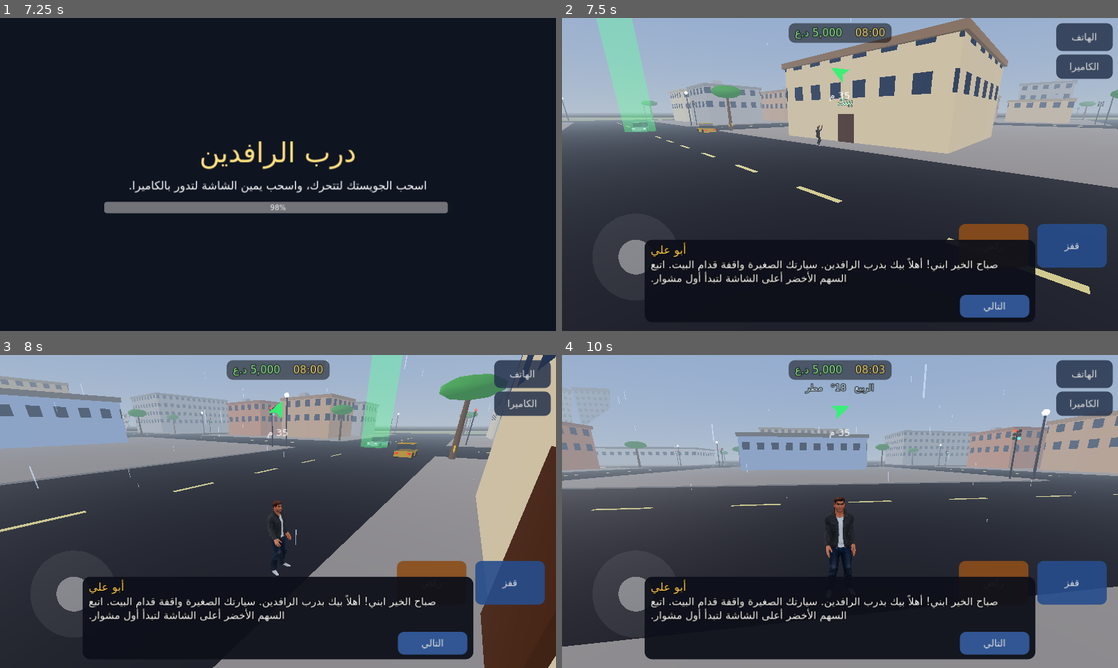
Above: before the commit, frames 1-4 (two rows, left to right).
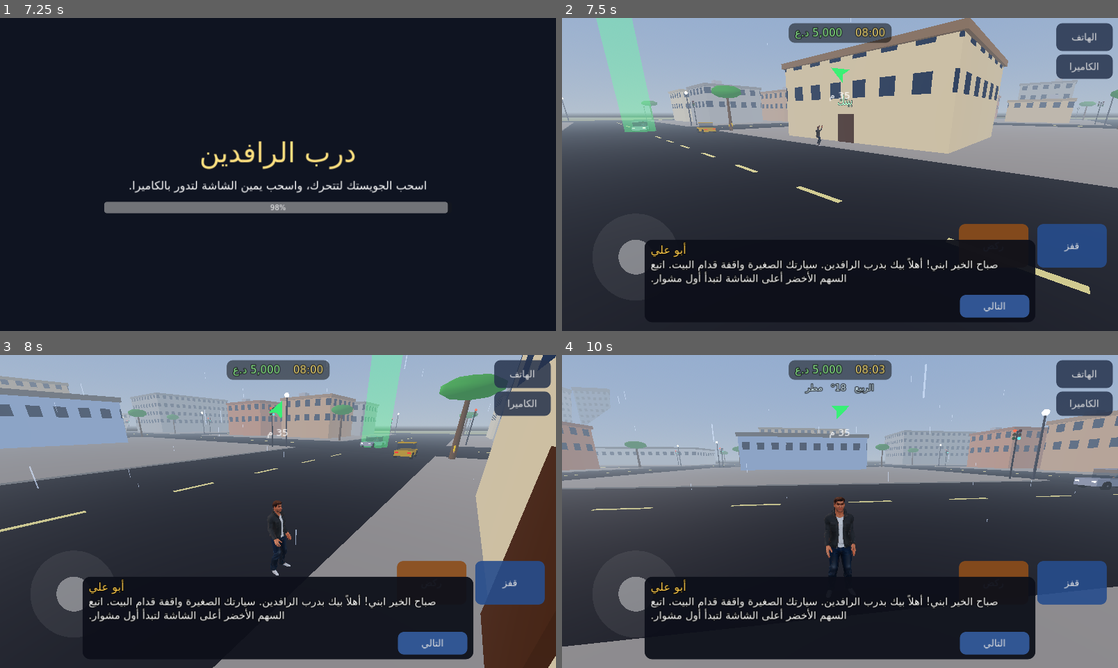
Above: after the commit, the same moments.

Repository: belal20202/darb
Game: Godot game, scene res://scenes/main_menu.tscn
The game is run twice, just before and just after one commit, with the same random seed, the same clock (stepped at 60 frames per second) and the same inputs.
Inputs (mouse positions are in pixels of both pictures, inside the frame that each line leads up to):
- Up to frame 1 (7.25 s): move the mouse to (250, 237) at 0.52 s; hold W (move_forward) 0.53-1.25 s; hold H (horn) 0.53-1.25 s; click (250, 237) at 0.67 s; drag from (444, 221) to (250, 237) at 1.27 s; move the mouse to (111, 127) at 2.02 s; hold A (move_left) 2.03-2.75 s; hold H (horn) 2.03-2.75 s; tap E (interact) at 2.1, 6.6 s; drag from (305, 174) to (111, 127) at 2.77 s; move the mouse to (194, 96) at 3.52 s; hold Space (brake) 3.53-4.25 s; hold Shift (sprint) 3.53-4.25 s; tap H (horn) at 3.8 s; drag from (400, 158) to (194, 96) at 4.27 s; move the mouse to (166, 190) at 5.02 s; hold W (move_forward) 5.03-5.75 s; hold H (horn) 5.03-5.75 s; click (166, 190) at 5.17 s; drag from (333, 105) to (166, 190) at 5.77 s; move the mouse to (250, 237) at 6.52 s; hold D (move_right) from 6.53 s (still down); hold H (horn) from 6.53 s (still down)
- Up to frame 2 (7.5 s): release D (move_right) at 7.25 s; release H (horn) at 7.25 s; drag from (1006, 221) to (812, 237) at 7.27 s
- Up to frame 3 (8 s): no input
- Up to frame 4 (10 s): move the mouse to (634, 592) at 8.02 s; hold Space (brake) 8.03-8.75 s; hold Shift (sprint) 8.03-8.75 s; click (634, 592) at 8.17 s; tap H (horn) at 8.3 s; drag from (867, 511) to (673, 464) at 8.77 s; move the mouse to (756, 433) at 9.52 s; hold W (move_forward) from 9.53 s (still down); hold H (horn) from 9.53 s (still down); click (756, 433) at 9.67 s

Frame 1 is identical in both runs. In frame 2, less than 0.1% of the frame differs, in the area x 12-28%, y 32-37%; in frame 3, 0.1%; in frame 4, 0.3%, in the area x 92-100%, y 36-42%.

Commit message:
Update vehicle.gd

Diff:
--- a/scripts/vehicle.gd
+++ b/scripts/vehicle.gd
@@ -1,6 +1,7 @@
 class_name Vehicle
-extends VehicleBody3D
-## Drivable / AI-driven car or bike. Forward is -Z.
+extends CharacterBody3D
+## Arcade car / bike. Kinematic (no wheel physics), so it never sinks, flips or drives backwards.
+## Forward is -Z. Steering positive = left.
 
 var spec: Dictionary = {}
 var vid: String = ""
@@ -13,18 +14,29 @@
 var route_done: Callable = Callable()
 var power: float = 2000.0
 var max_speed: float = 30.0
+var mass: float = 1000.0
 var cruise: float = 11.0
 var driver: Node3D = null
+var speed: float = 0.0
+var steer_ang: float = 0.0
+var wheelbase: float = 2.6
+var linear_velocity: Vector3:
+	get:
+		return velocity
 var _ray: RayCast3D
 var _rev_t: float = 0.0
 var _stuck_t: float = 0.0
-var _flip_t: float = 0.0
 var _blocked: bool = false
 var _blocked_t: float = 0.0
 var _eng: AudioStreamPlayer3D
 var _horn: AudioStreamPlayer3D
+var _crash: AudioStreamPlayer3D
+var _eng_ui: AudioStreamPlayer
+var _horn_ui: AudioStreamPlayer
 var _horn_t: float = 0.0
 var _hlights: Array = []
+var _wheels: Array = []
+var _wr: float = 0.35
 
 static func mat(c: Color, a: float = 1.0, rough: float = 0.5, metal: float = 0.0) -> StandardMaterial3D:
 	var m := StandardMaterial3D.new()
@@ -101,49 +113,47 @@
 	max_speed = s["max_speed"]
 	mass = s["mass"]
 	var dim: Vector3 = s["dim"]
+	wheelbase = maxf(dim.z * 0.6, 1.0)
 	collision_layer = 2
 	collision_mask = 1 | 2 | 4 | 8
-	center_of_mass_mode = RigidBody3D.CENTER_OF_MASS_MODE_CUSTOM
-	center_of_mass = Vector3(0, 0.35, 0)
-	linear_damp = 0.1
-	angular_damp = 1.0
+	motion_mode = CharacterBody3D.MOTION_MODE_FLOATING
 	var cs := CollisionShape3D.new()
 	var bs := BoxShape3D.new()
-	bs.size = Vector3(dim.x, dim.y * 0.8, dim.z)
+	bs.size = Vector3(dim.x, dim.y * 0.9, dim.z)
 	cs.shape = bs
-	cs.position = Vector3(0, 0.45 + dim.y * 0.4, 0)
+	cs.position = Vector3(0, 0.3 + dim.y * 0.45, 0)
 	add_child(cs)
 	add_child(build_mesh(s))
-	var wr := 0.3 if is_bike else 0.35
+	_wr = 0.3 if is_bike else 0.35
 	var track := 0.22 if is_bike else dim.x * 0.5 - 0.05
 	var zf := -dim.z * 0.33
 	var zr := dim.z * 0.33
 	for i in 4:
 		var front := i < 2
 		var left := i % 2 == 0
-		var w := VehicleWheel3D.new()
-		w.position = Vector3(-track if left else track, wr + 0.2, zf if front else zr)
-		w.wheel_radius = wr
-		w.wheel_rest_length = 0.2
-		w.suspension_travel = 0.25
-		w.suspension_stiffness = 40.0
-		w.suspension_max_force = mass * 7.0
-		w.wheel_friction_slip = 3.0
-		w.wheel_roll_influence = 0.15
-		w.use_as_steering = front
-		w.use_as_traction = not front
-		add_child(w)
+		var pivot := Node3D.new()
+		pivot.position = Vector3(-track if left else track, _wr, zf if front else zr)
+		add_child(pivot)
+		var spin := Node3D.new()
+		pivot.add_child(spin)
 		var wm := MeshInstance3D.new()
 		var cm := CylinderMesh.new()
-		cm.top_radius = wr
-		cm.bottom_radius = wr
+		cm.top_radius = _wr
+		cm.bottom_radius = _wr
 		cm.height = 0.25
 		cm.radial_segments = 14
 		cm.rings = 1
 		wm.mesh = cm
 		wm.rotation_degrees = Vector3(0, 0, 90)
 		wm.material_override = mat(Color(0.04, 0.04, 0.04), 1.0, 0.9)
-		w.add_child(wm)
+		spin.add_child(wm)
+		var hub := MeshInstance3D.new()
+		var hb := BoxMesh.new()
+		hb.size = Vector3(0.27, 0.12, 0.12)
+		hub.mesh = hb
+		hub.material_override = mat(Color(0.75, 0.75, 0.78), 1.0, 0.3, 0.8)
+		spin.add_child(hub)
+		_wheels.append({"pivot": pivot, "spin": spin, "front": front})
 	_ray = RayCast3D.new()
 	_ray.position = Vector3(0, 0.8, -dim.z * 0.5)
 	_ray.target_position = Vector3(0, 0, -9.0)
@@ -151,15 +161,27 @@
 	add_child(_ray)
 	_eng = AudioStreamPlayer3D.new()
 	_eng.stream = Sfx.get_sound("engine")
-	_eng.unit_size = 10.0
-	_eng.max_distance = 80.0
-	_eng.volume_db = -9.0
+	_eng.unit_size = 12.0
+	_eng.max_distance = 90.0
+	_eng.volume_db = -4.0
 	add_child(_eng)
 	_horn = AudioStreamPlayer3D.new()
 	_horn.stream = Sfx.get_sound("horn")
-	_horn.unit_size = 14.0
-	_horn.max_distance = 90.0
+	_horn.unit_size = 16.0
+	_horn.max_distance = 100.0
 	add_child(_horn)
+	_crash = AudioStreamPlayer3D.new()
+	_crash.stream = Sfx.get_sound("crash")
+	_crash.unit_size = 14.0
+	add_child(_crash)
+	_eng_ui = AudioStreamPlayer.new()
+	_eng_ui.stream = Sfx.get_sound("engine")
+	_eng_ui.volume_db = -6.0
+	add_child(_eng_ui)
+	_horn_ui = AudioStreamPlayer.new()
+	_horn_ui.stream = Sfx.get_sound("horn")
+	_horn_ui.volume_db = -3.0
+	add_child(_horn_ui)
 	var xs: Array = [0.0] if is_bike else [-dim.x * 0.35, dim.x * 0.35]
 	for x in xs:
 		var sl := SpotLight3D.new()
@@ -200,16 +222,15 @@
 		driver.queue_free()
 		driver = null
 
-func start_ai(r: Array, speed: float = 11.0) -> void:
+func start_ai(r: Array, spd: float = 11.0) -> void:
 	ai_on = true
 	route = r
-	cruise = speed
+	cruise = spd
 
 func _physics_process(delta: float) -> void:
 	var throttle := 0.0
 	var steer_in := 0.0
 	var brk := 0.0
-	var fwd_speed := linear_velocity.dot(-global_transform.basis.z)
 	if driver_is_player:
 		var v := Game.move_vec()
 		throttle = -v.y
@@ -217,55 +238,92 @@
 		if Input.is_action_pressed("brake"):
 			brk = 1.0
 	elif ai_on:
-		var r := _ai_inputs(delta, fwd_speed)
+		var r := _ai_inputs(delta, speed)
 		throttle = r.x
 		steer_in = r.y
 		brk = r.z
 	else:
 		brk = 1.0
-	var f := throttle * power
-	if throttle > 0.0 and fwd_speed > max_speed:
-		f = 0.0
-	if throttle < 0.0:
-		if fwd_speed > 1.5:
-			brk = maxf(brk, 0.8)
-			f = 0.0
-		elif fwd_speed < -max_speed * 0.3:
-			f = 0.0
-	engine_force = f * Game.engine_sign
-	brake = brk * 8.0 + (0.3 if absf(throttle) < 0.05 else 0.0)
-	var lim := deg_to_rad(32.0) / (1.0 + absf(fwd_speed) * 0.07)
-	steering = move_toward(steering, steer_in * lim, delta * 3.2)
-	if global_transform.basis.y.y < 0.25:
-		_flip_t += delta
-		if _flip_t > 2.5:
-			_flip_t = 0.0
-			var yaw := global_transform.basis.get_euler().y
-			global_transform = Transform3D(Basis(Vector3.UP, yaw), global_position + Vector3(0, 1.5, 0))
-			linear_velocity = Vector3.ZERO
-			angular_velocity = Vector3.ZERO
+	_update_audio(delta, throttle)
+	if not driver_is_player and not ai_on and absf(speed) < 0.01:
+		return
+	var acc := clampf(power / mass * 1.8, 3.0, 8.0)
+	var target := 0.0
+	if throttle > 0.0:
+		target = max_speed * throttle
+	elif throttle < 0.0:
+		target = -max_speed * 0.3 * -throttle
+	var rate := acc
+	if brk > 0.0:
+		target = 0.0
+		rate = 14.0
+	elif absf(throttle) < 0.05:
+		rate = 2.5
+	elif signf(target) != signf(speed) and absf(speed) > 0.5:
+		rate = 12.0
+	speed = move_toward(speed, target, rate * delta)
+	var lim := 0.55 / (1.0 + absf(speed) * 0.06)
+	steer_ang = move_toward(steer_ang, steer_in * lim, 2.5 * delta)
+	if absf(speed) > 0.05:
+		rotate_y(speed * tan(steer_ang) / wheelbase * delta)
+	var fwd := -global_transform.basis.z
+	velocity = fwd * speed
+	var before := speed
+	move_and_slide()
+	global_position.y = 0.0
+	var real := get_real_velocity().dot(fwd)
+	if absf(real) < absf(speed):
+		speed = real
+	if before - speed > 6.0 and absf(before) > 6.0:
+		if driver_is_player:
+			Game.play_ui("crash")
+		else:
+			_crash.play()
+	_spin_wheels(delta)
+
+func _spin_wheels(delta: float) -> void:
+	for w in _wheels:
+		var sp: Node3D = w["spin"]
+		sp.rotation.x -= speed * delta / _wr
+		if w["front"]:
+			(w["pivot"] as Node3D).rotation.y = steer_ang
+
+func _update_audio(delta: float, throttle: float) -> void:
+	var active := driver_is_player or ai_on
+	var sp := clampf(absf(speed) / max_speed, 0.0, 1.2)
+	var pitch := 0.6 + sp * 1.8 + absf(throttle) * 0.25
+	if driver_is_player:
+		if _eng.playing:
+			_eng.stop()
+		if not _eng_ui.playing:
+			_eng_ui.play()
+		_eng_ui.pitch_scale = pitch
+		_eng_ui.volume_db = -9.0 + absf(throttle) * 4.0 + sp * 3.0
 	else:
-		_flip_t = 0.0
-	_update_audio(delta, fwd_speed, throttle)
-
-func _update_audio(delta: float, fwd_speed: float, throttle: float) -> void:
-	if driver_is_player or ai_on:
-		if not _eng.playing:
-			_eng.play()
-		var sp := clampf(absf(fwd_speed) / max_speed, 0.0, 1.2)
-		_eng.pitch_scale = 0.55 + sp * 1.7 + absf(throttle) * 0.25
-		_eng.volume_db = -9.0 + absf(throttle) * 4.0 + sp * 3.0
-	elif _eng.playing:
-		_eng.stop()
+		if _eng_ui.playing:
+			_eng_ui.stop()
+		if ai_on:
+			if not _eng.playing:
+				_eng.play()
+			_eng.pitch_scale = pitch
+			_eng.volume_db = -5.0 + sp * 3.0
+		elif _eng.playing:
+			_eng.stop()
 	var honk := (driver_is_player and Input.is_action_pressed("horn")) or _horn_t > 0.0
 	_horn_t = maxf(0.0, _horn_t - delta)
-	if honk and not _horn.playing:
-		_horn.play()
-	elif not honk and _horn.playing:
-		_horn.stop()
+	var hp = _horn_ui if driver_is_player else _horn
+	var other = _horn if driver_is_player else _horn_ui
+	if other.playing:
+		other.stop()
+	if honk and not hp.playing:
+		hp.play()
+	elif not honk and hp.playing:
+		hp.stop()
 	var lit := driver_is_player and Game.night > 0.35
 	for l in _hlights:
 		l.visible = lit
+	if not active and speed != 0.0:
+		speed = move_toward(speed, 0.0, 10.0 * delta)
 
 func _light_dist() -> float:
 	var tl = Game.lights
